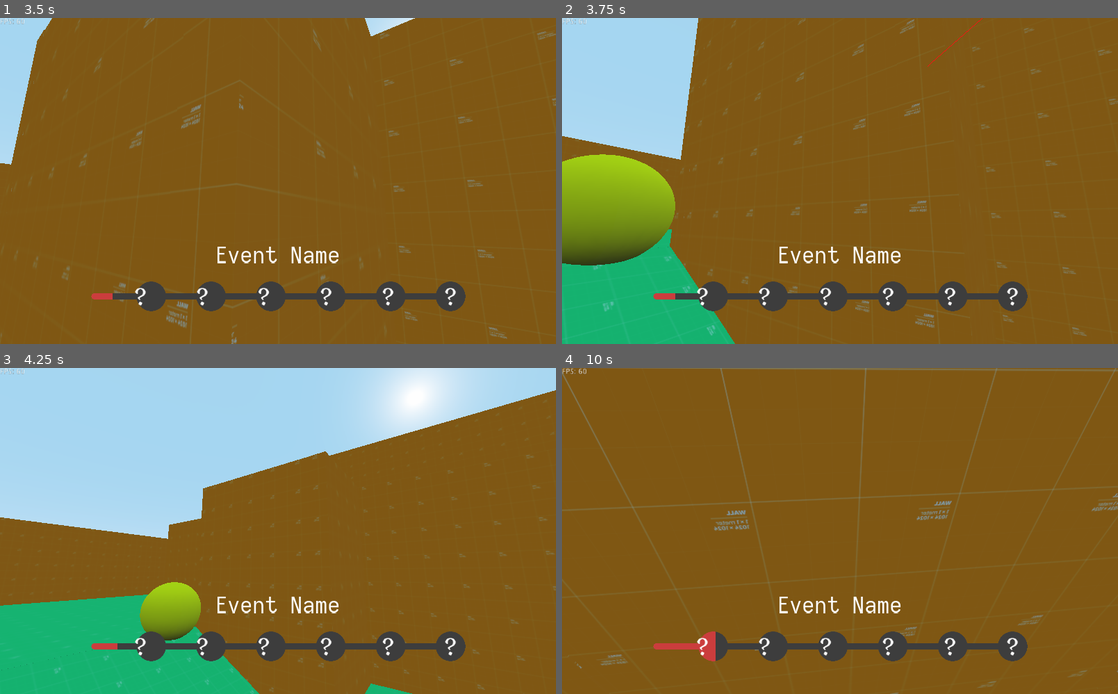
Above: before the commit, frames 1-4 (two rows, left to right).
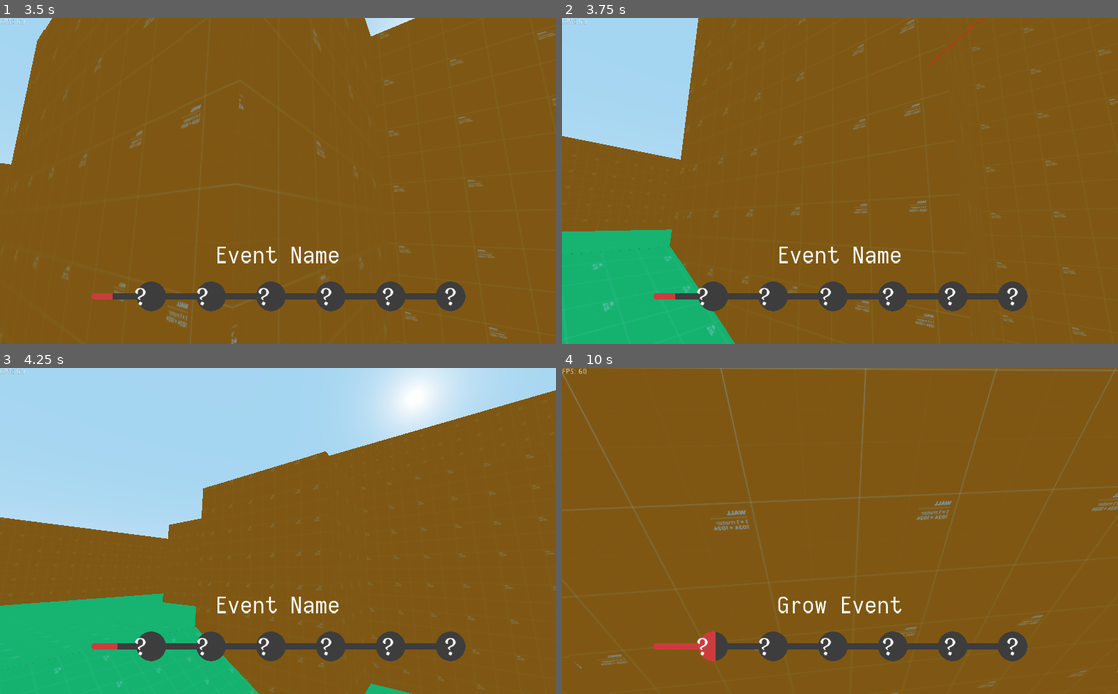
Above: after the commit, the same moments.

Repository: nwallenfang/ludum-dare-51
Game: Godot game, scene res://Levels/FirstFloor.tscn
Same seed, same stepped clock (60 frames per second), same inputs: the game is played once before the commit and once after it.
Inputs (mouse positions are in pixels of both pictures, inside the frame that each line leads up to):
- Up to frame 1 (3.5 s): move the mouse to (250, 246) at 0.52 s; hold Alt (change_mouse_input) 0.53-1.28 s; hold Up (ui_up) 0.53-2.78 s; tap Space (jump) at 0.77, 1.52, 3.02 s; move the mouse to (444, 229) at 1.27 s; click (444, 229) at 1.35 s; move the mouse to (233, 177) at 2.02 s; hold Shift (sprint) 2.03-2.78 s; move the mouse to (283, 181) at 2.77 s; hold Left (ui_left) from 2.78 s (still down); tap Alt (change_mouse_input) at 2.85 s
- Up to frame 2 (3.75 s): move the mouse to (756, 99) at 3.52 s; release Left (ui_left) at 3.53 s; press the mouse at (756, 99) at 3.53 s; hold Down (ui_down) from 3.53 s (still down)
- Up to frame 3 (4.25 s): keep holding Down (ui_down); tap Space (jump) at 3.77 s
- Up to frame 4 (10 s): move the mouse to (867, 531) at 4.27 s; release Down (ui_down) at 4.28 s; release the mouse at (867, 531) at 4.28 s; hold Up (ui_up) 4.28-5.78 s; tap Shift (sprint) at 4.35, 8.85 s; tap Space (jump) at 4.52, 6.02, 6.77, 7.52, 9.02, 9.77 s; move the mouse to (812, 531) at 5.02 s; hold Alt (change_mouse_input) 5.03-5.78 s; move the mouse to (895, 459) at 5.77 s; hold Right (ui_right) 5.78-6.53 s; click (895, 459) at 5.85 s; move the mouse to (834, 537) at 6.52 s; hold Shift (sprint) 6.53-7.28 s; hold Up (ui_up) 6.53-8.03 s; move the mouse to (878, 534) at 7.27 s; tap Alt (change_mouse_input) at 7.35 s; move the mouse to (673, 482) at 8.02 s; press the mouse at (673, 482) at 8.03 s; hold Down (ui_down) 8.03-8.78 s; move the mouse to (845, 531) at 8.77 s; release the mouse at (845, 531) at 8.78 s; hold Left (ui_left) 8.78-9.53 s; move the mouse to (817, 524) at 9.52 s; hold Up (ui_up) from 9.53 s (still down); hold Alt (change_mouse_input) from 9.53 s (still down)

Frame 1 is identical in both runs. In frame 2, 5.8% of the frame differs, in the area x 0-21%, y 41-76%; in frame 3, 1.5%; in frame 4, 0.4%.
Error before the commit: Invalid get index '0' (on base: 'Dictionary'). (res://Logic/Events.gd:26)

Commit message:
Placed key, level fix

Diff:
--- a/Levels/FirstFloor.tscn
+++ b/Levels/FirstFloor.tscn
@@ -321,4 +321,4 @@
 air_control = 0.4
 
 [node name="Pickup" parent="." instance=ExtResource( 6 )]
-transform = Transform( 1, 0, 0, 0, 1, 0, 0, 0, 1, -12, 3, -3 )
+transform = Transform( 1, 0, 0, 0, 1, 0, 0, 0, 1, 13, 3, -25 )
--- a/Logic/Events.gd
+++ b/Logic/Events.gd
@@ -6,7 +6,7 @@
 
 # level -> [event_number -> Event] fixed events and their timestamps
 var fixed_events = {
-	1: {
+	0: {
 		2: 	preload("res://Logic/Events/FixedEventTest.tscn").instance()
 	}
 }
--- a/Logic/Pickup.gd
+++ /dev/null
@@ -1,9 +0,0 @@
-extends Spatial
-
-
-func _ready():
-	pass
-
-
-func _on_Area_area_entered(area):
-	Game.level.has_key = true
--- /dev/null
+++ b/Objects/KeyPickup.gd
@@ -0,0 +1,22 @@
+extends Spatial
+
+func _on_Area_area_entered(area):
+	Game.level.has_key = true
+
+func _ready():
+	while true:
+		$Tween.reset_all()
+
+		$Tween.interpolate_property(self, "translation", self.translation, self.translation + Vector3(0, 0.5, 0), 1, Tween.TRANS_SINE)
+
+		$Tween.start()
+
+		yield($Tween, "tween_all_completed")
+
+		$Tween.reset_all()
+
+		$Tween.interpolate_property(self, "translation", self.translation, self.translation - Vector3(0, 0.5, 0), 1, Tween.TRANS_SINE)
+
+		$Tween.start()
+
+		yield($Tween, "tween_all_completed")
--- a/Objects/KeyPickup.tscn
+++ b/Objects/KeyPickup.tscn
@@ -1,6 +1,6 @@
 [gd_scene load_steps=5 format=2]
 
-[ext_resource path="res://Logic/Pickup.gd" type="Script" id=1]
+[ext_resource path="res://Objects/KeyPickup.gd" type="Script" id=1]
 
 [sub_resource type="SphereShape" id=1]
 
@@ -9,6 +9,8 @@
 
 [sub_resource type="SphereMesh" id=3]
 material = SubResource( 2 )
+radius = 0.5
+height = 1.0
 
 [node name="KeyPickup" type="Spatial"]
 script = ExtResource( 1 )
@@ -23,4 +25,6 @@
 [node name="MeshInstance" type="MeshInstance" parent="."]
 mesh = SubResource( 3 )
 
+[node name="Tween" type="Tween" parent="."]
+
 [connection signal="area_entered" from="Area" to="." method="_on_Area_area_entered"]
